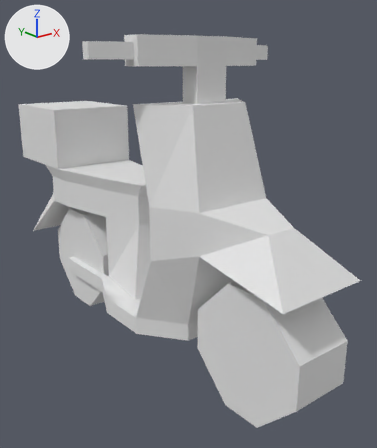
The OBJ model gfx/models/scooter.obj as it was, and as the next commit left it.
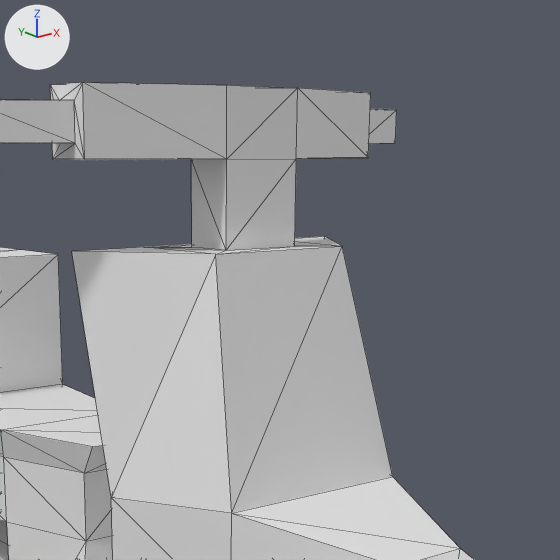
The first picture shows the older version from a camera (50 mm lens) standing at (-1.061, -1.527, 1.022) and looking at (0.077, -0.104, 0.453). The close-ups show the older and then the newer version on the part from 27% to 89% of the width and 0% to 52% of the height of that picture. Only the edits that show in the close-ups are written down. The lights are fixed; the arrows at upper left show +X, +Y and +Z. The close-ups show mesh edges as thin lines. Materials are left out; every surface is plain grey. Where no turn or scale is listed for an object, it has been applied to the vertices. Vertices at exactly the same position are counted once.

Names of what the first close-up shows: 'SCOOTER'.
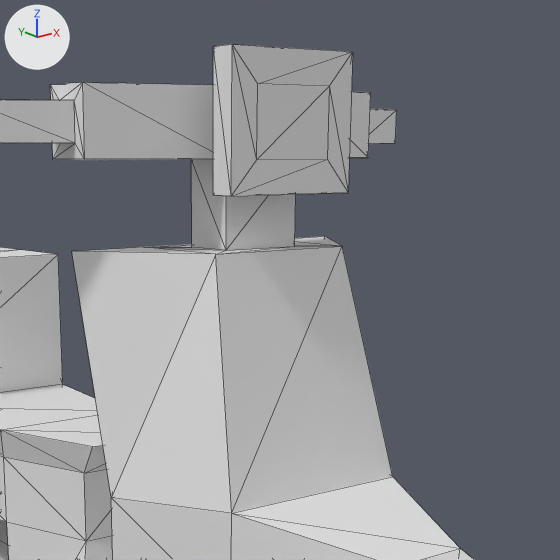
The newer file is also turned or shifted as a whole; pictures and numbers use the older file's frame.

The change, as a list of edits to the scene's bpy script:
```text
Change me_scooter:
    used by ob_scooter; location = (0.0, 0.0, 0.0)
    remove me_scooter.from_pydata(...)  # 200 vertices, 392 faces; spans x -0.35..0.35, y -0.79..0.79, z 0.0..1.09
    add me_scooter.from_pydata(...)  # 213 vertices, 390 faces; spans x -0.35..0.35, y -0.79..0.79, z 0.0..1.13
    me_scooter part 1
    2 faces are deleted
    16 vertices are added at x -0.09..0.1, y -0.37..-0.33, z 0.97..1.13
    34 new faces join them
    other edits to the shape of me_scooter do not show in these pictures
```

Boxes [x1, y1, x2, y2] around the edits, measured in the close-ups (560 x 560 px):
'SCOOTER', reshaped
    before: [0, 82, 474, 560]
    after: [0, 44, 474, 560]
part 1 of me_scooter, built on
    before: [227, 85, 298, 159]
    after: [213, 44, 353, 196]
